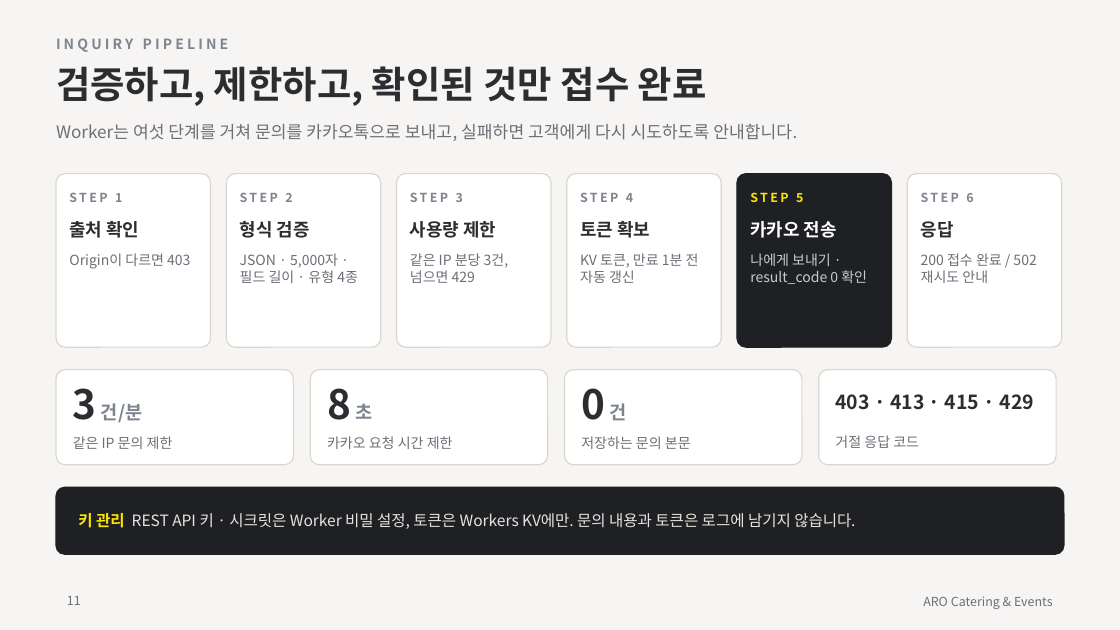
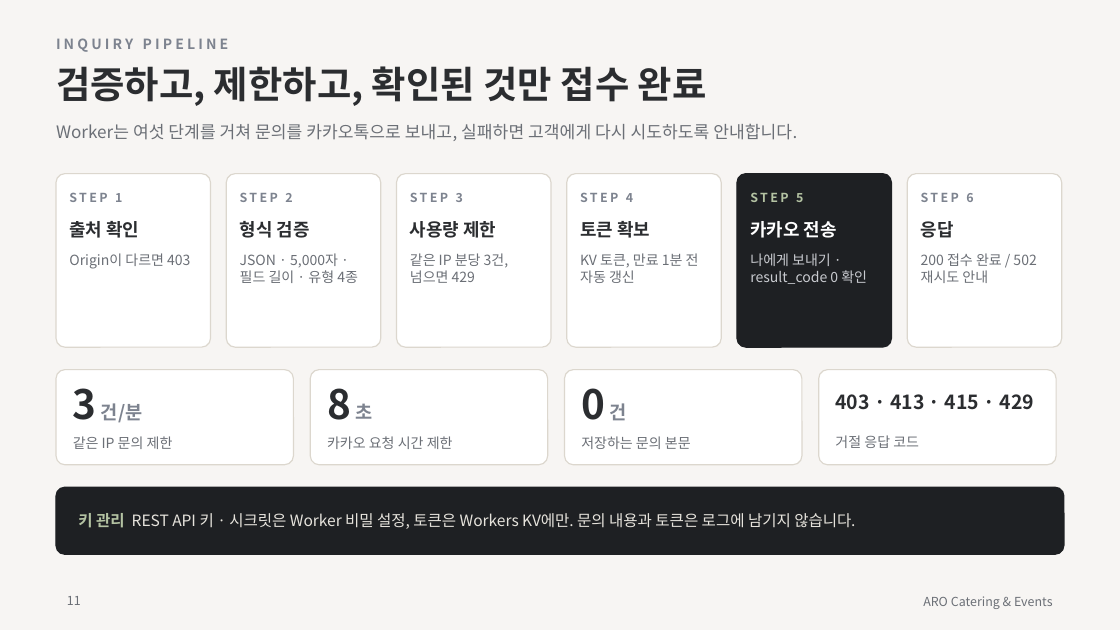
Before and after one commit to hyeran712/aro1, a slide deck: slide 11 of output/ARO_website_portfolio_summary.pptx. Drawn at 1120x630 pixels with LibreOffice and Linux fonts; fonts in the diff are those of the drawing. Boxes give left, top, right and bottom in pixels: in the first picture for what was removed or moved away, otherwise in the second. Text is boxed around its words. In the diff, an @@ line names an element or a change of style, - is before the commit and + after.

```diff
--- a/output/ARO_website_portfolio_summary.pptx
+++ b/output/ARO_website_portfolio_summary.pptx
@@ text "STEP 5" at <box>750,192,803,202</box>: text colour #FEE500 to #B4C3A3 @@
@@ text "키 관리 REST API 키 ..." at <box>78,513,855,529</box>: text colour #FEE500 to #B4C3A3 in "키 관리" @@
```
Also in this commit, not shown: 3 other slides changed, 4 other files.
